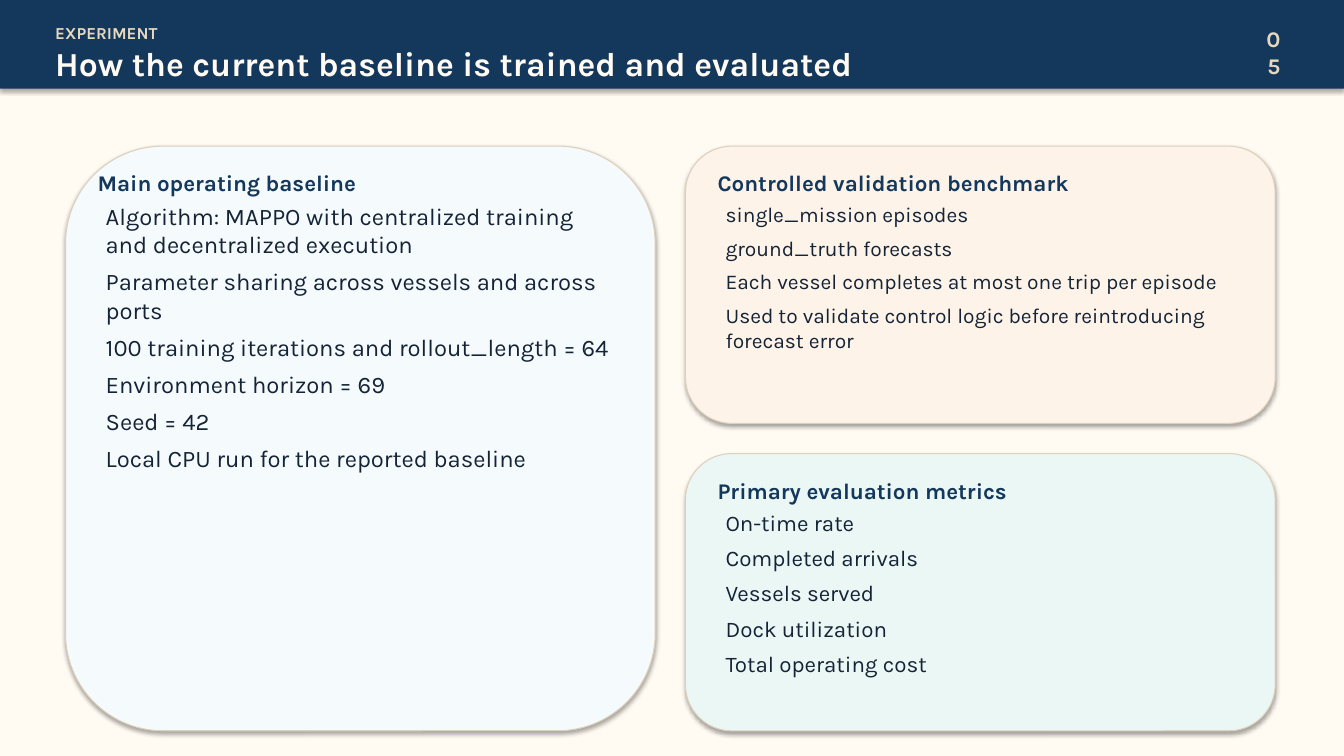
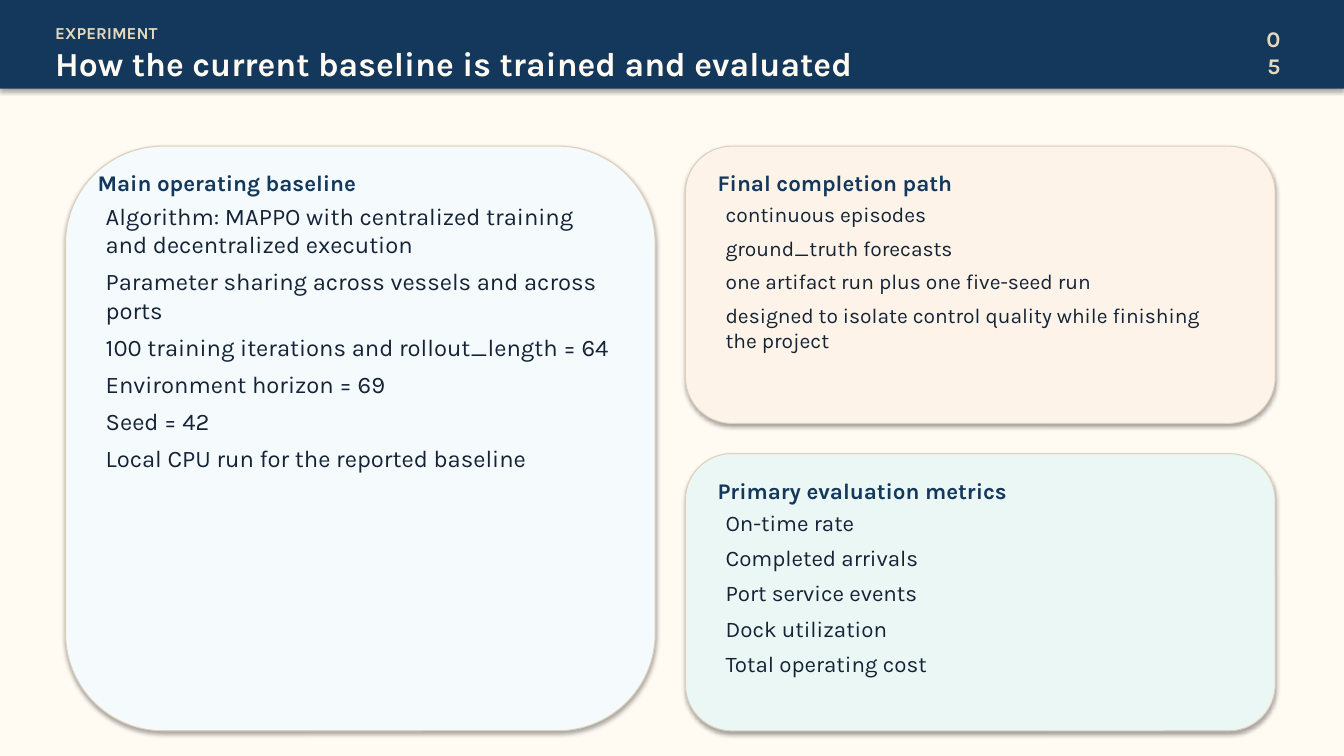
Before and after one commit to zhongnz/qgi_lab_hmarl, a slide deck: slide 5 of docs/reports/2026-03-31_hmarl_project_update_google_slides_import.pptx. Drawn at 1344x756 pixels with LibreOffice and Linux fonts; fonts in the diff are those of the drawing. Boxes give left, top, right and bottom in pixels: in the first picture for what was removed or moved away, otherwise in the second. Text is boxed around its words. In the diff, an @@ line names an element or a change of style, - is before the commit and + after.

Commit message:
Finalize ground-truth runs and reporting

```diff
--- a/docs/reports/2026-03-31_hmarl_project_update_google_slides_import.pptx
+++ b/docs/reports/2026-03-31_hmarl_project_update_google_slides_import.pptx
@@ text at (x1=718, y1=175, x2=952, y2=197): text changed @@
-Controlled validation benchmark
+Final completion path
@@ text at (x1=726, y1=207, x2=926, y2=227): text changed @@
-single_mission episodes
+continuous episodes
@@ text at (x1=726, y1=274, x2=1200, y2=353): text changed @@
-Each vessel completes at most one trip per episode
-Used to validate control logic before reintroducing forecast error
+one artifact run plus one five-seed run
+designed to isolate control quality while finishing the project
@@ text at (x1=726, y1=585, x2=917, y2=602): text changed @@
-Vessels served
+Port service events
```
Also in this commit, not shown: 4 other slides changed, 1 slide added, 1 slide removed, 25 other files.
